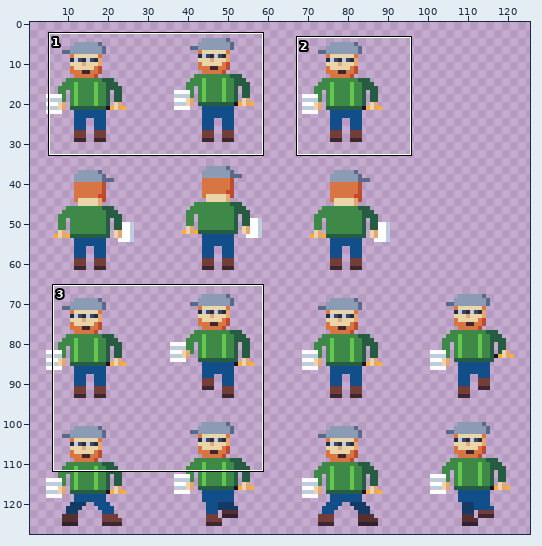
File history of a pixel-art file, assets/textures/characters/pubivisailija_32.aseprite. Above, an overview of the earlier version with the close-up marked.
Close-up. Before the edit:
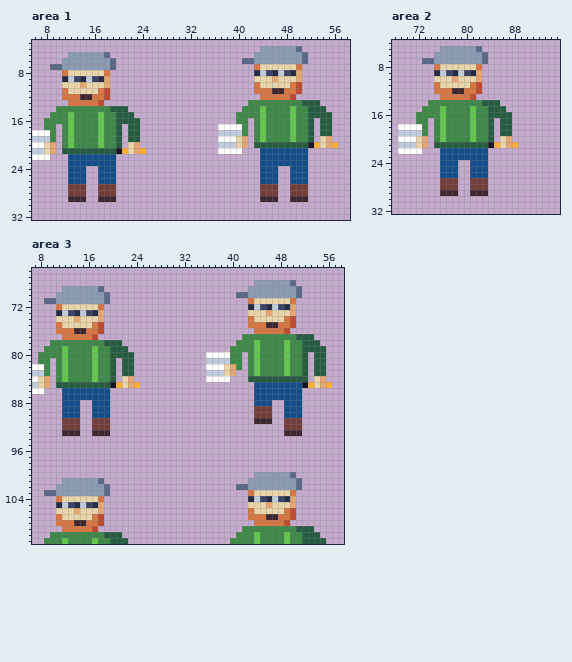
128x128 pixels, 1 frame. Shown: area 1: x 6..58, y 3..32; area 2: x 68..95, y 4..32; area 3: x 7..58, y 66..111. The wide view leaves out empty margins. The commit also changed other parts of the picture, which this record leaves out.
The same view after the edit:
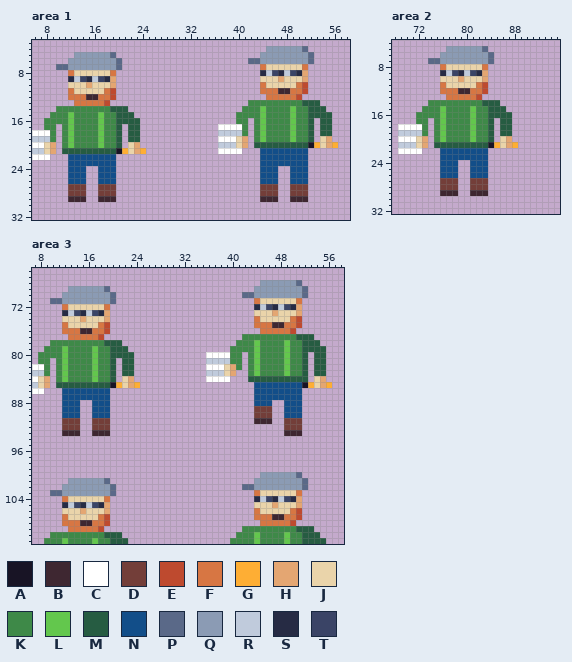
Palette (. is transparent): A #181425  B #3e2731  C #ffffff  D #733e39  E #be4a2f  F #d77643  G #feae34  H #e4a672  J #ead4aa  K #3e8948  L #63c74d  M #265c42  N #124e89  P #5a6988  Q #8b9bb4  R #c0cbdc  S #262b44  T #3a4466
The exact change:
Area 1:
y 4: x 44 Q -> .; x 50..51 P. -> QP
y 5: x 12 Q -> .; x 18..19 P. -> QP; x 43 Q -> .; x 51..52 P. -> QP
y 6: x 11 Q -> .; x 19..20 P. -> QP; x 41 P -> .; x 43 Q -> P; x 51..52 P. -> QP
y 7: x 9 P -> .; x 11 Q -> P; x 19..20 P. -> QP; x 43..44 FJ -> .F; x 50..51 F. -> JF
y 8: x 11..12 FJ -> .F; x 18..19 F. -> JF; x 43..51 SRTSRTSH. -> .SRTSRTSH
y 9: x 11..19 SRTSRTSH. -> .SRTSRTSH; x 43 J -> .; x 46..47 HJ -> JH; x 50..51 H. -> JH
y 10: x 11 J -> .; x 14..15 HJ -> JH; x 18..19 H. -> JH; x 43..44 FJ -> .F; x 49..51 FE. -> JFE
y 11: x 11..12 FJ -> .F; x 17..19 FE. -> JFE; x 43 F -> .; x 46 B -> F; x 48 F -> B; x 50..51 E. -> FE
y 12: x 11 F -> .; x 14 B -> F; x 16 F -> B; x 18..19 E. -> FE; x 44 F -> .; x 49..50 E. -> FE
y 13: x 12 F -> .; x 17..18 E. -> FE
Area 2:
y 5: x 76 Q -> .; x 82..83 P. -> QP
y 6: x 75 Q -> .; x 83..84 P. -> QP
y 7: x 73 P -> .; x 75 Q -> P; x 83..84 P. -> QP
y 8: x 75..76 FJ -> .F; x 82..83 F. -> JF
y 9: x 75..83 SRTSRTSH. -> .SRTSRTSH
y 10: x 75 J -> .; x 78..79 HJ -> JH; x 82..83 H. -> JH
y 11: x 75..76 FJ -> .F; x 81..83 FE. -> JFE
y 12: x 75 F -> .; x 78 B -> F; x 80 F -> B; x 82..83 E. -> FE
y 13: x 76 F -> .; x 81..82 E. -> FE
Area 3:
y 68: x 44 Q -> .; x 50..51 P. -> QP
y 69: x 12 Q -> .; x 18..19 P. -> QP; x 43 Q -> .; x 51..52 P. -> QP
y 70: x 11 Q -> .; x 19..20 P. -> QP; x 41 P -> .; x 43 Q -> P; x 51..52 P. -> QP
y 71: x 9 P -> .; x 11 Q -> P; x 19..20 P. -> QP; x 43..44 FJ -> .F; x 50..51 F. -> JF
y 72: x 11..12 FJ -> .F; x 18..19 F. -> JF; x 43..51 SRTSRTSH. -> .SRTSRTSH
y 73: x 11..19 SRTSRTSH. -> .SRTSRTSH; x 43 J -> .; x 46..47 HJ -> JH; x 50..51 H. -> JH
y 74: x 11 J -> .; x 14..15 HJ -> JH; x 18..19 H. -> JH; x 43..44 FJ -> .F; x 49..51 FE. -> JFE
y 75: x 11..12 FJ -> .F; x 17..19 FE. -> JFE; x 43 F -> .; x 46 B -> F; x 48 F -> B; x 50..51 E. -> FE
y 76: x 11 F -> .; x 14 B -> F; x 16 F -> B; x 18..19 E. -> FE; x 44 F -> .; x 49..50 E. -> FE
y 77: x 12 F -> .; x 17..18 E. -> FE
y 100: x 44 Q -> .; x 50..51 P. -> QP
y 101: x 12 Q -> .; x 18..19 P. -> QP; x 43 Q -> .; x 51..52 P. -> QP
y 102: x 11 Q -> .; x 19..20 P. -> QP; x 41 P -> .; x 43 Q -> P; x 51..52 P. -> QP
y 103: x 9 P -> .; x 11 Q -> P; x 19..20 P. -> QP; x 43..44 FJ -> .F; x 50..51 F. -> JF
y 104: x 11..12 FJ -> .F; x 18..19 F. -> JF; x 43..51 SRTSRTSH. -> .SRTSRTSH
y 105: x 11..19 SRTSRTSH. -> .SRTSRTSH; x 43 J -> .; x 46..47 HJ -> JH; x 50..51 H. -> JH
y 106: x 11 J -> .; x 14..15 HJ -> JH; x 18..19 H. -> JH; x 43..44 FJ -> .F; x 49..51 FE. -> JFE
y 107: x 11..12 FJ -> .F; x 17..19 FE. -> JFE; x 43 F -> .; x 46 B -> F; x 48 F -> B; x 50..51 E. -> FE
y 108: x 11 F -> .; x 14 B -> F; x 16 F -> B; x 18..19 E. -> FE; x 44 F -> .; x 49..50 E. -> FE
y 109: x 12 F -> .; x 17..18 E. -> FE
